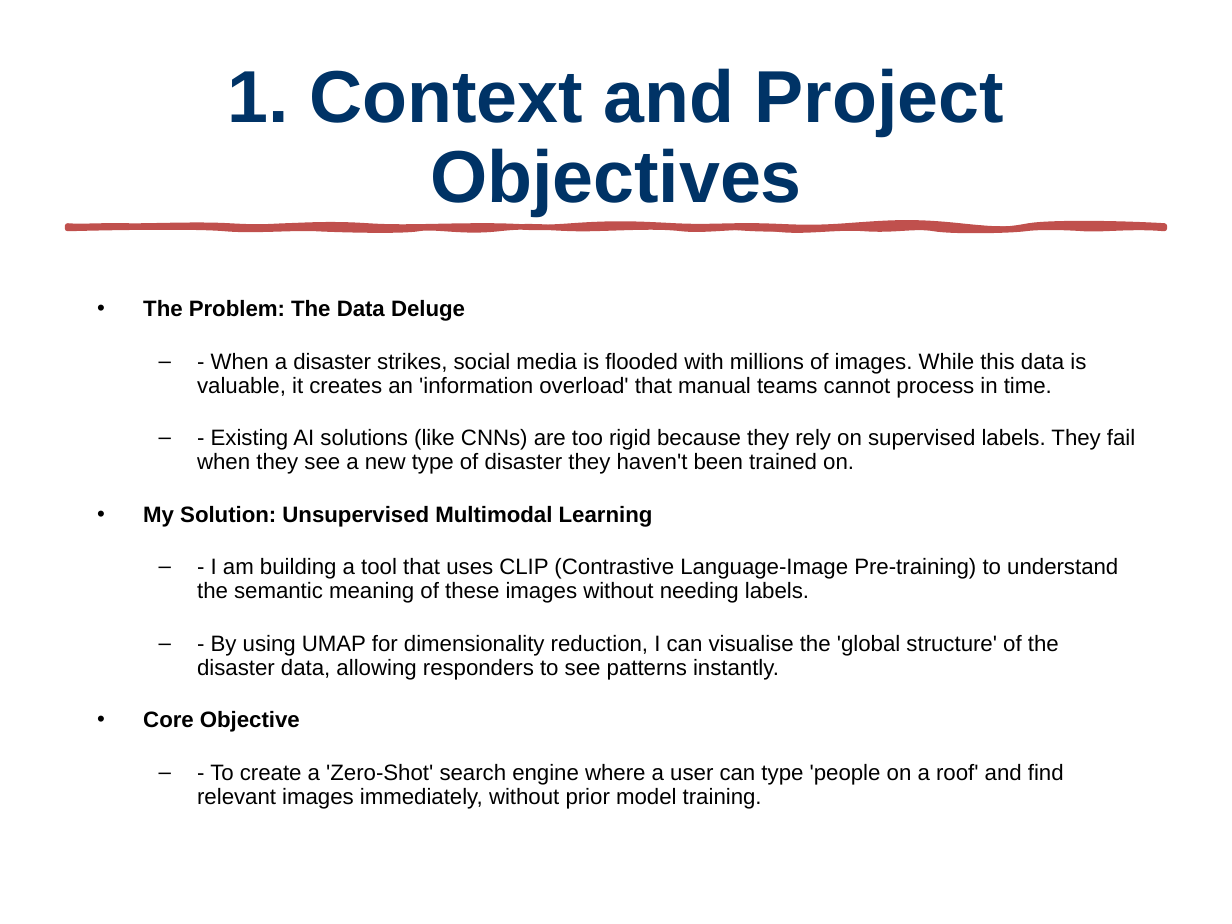
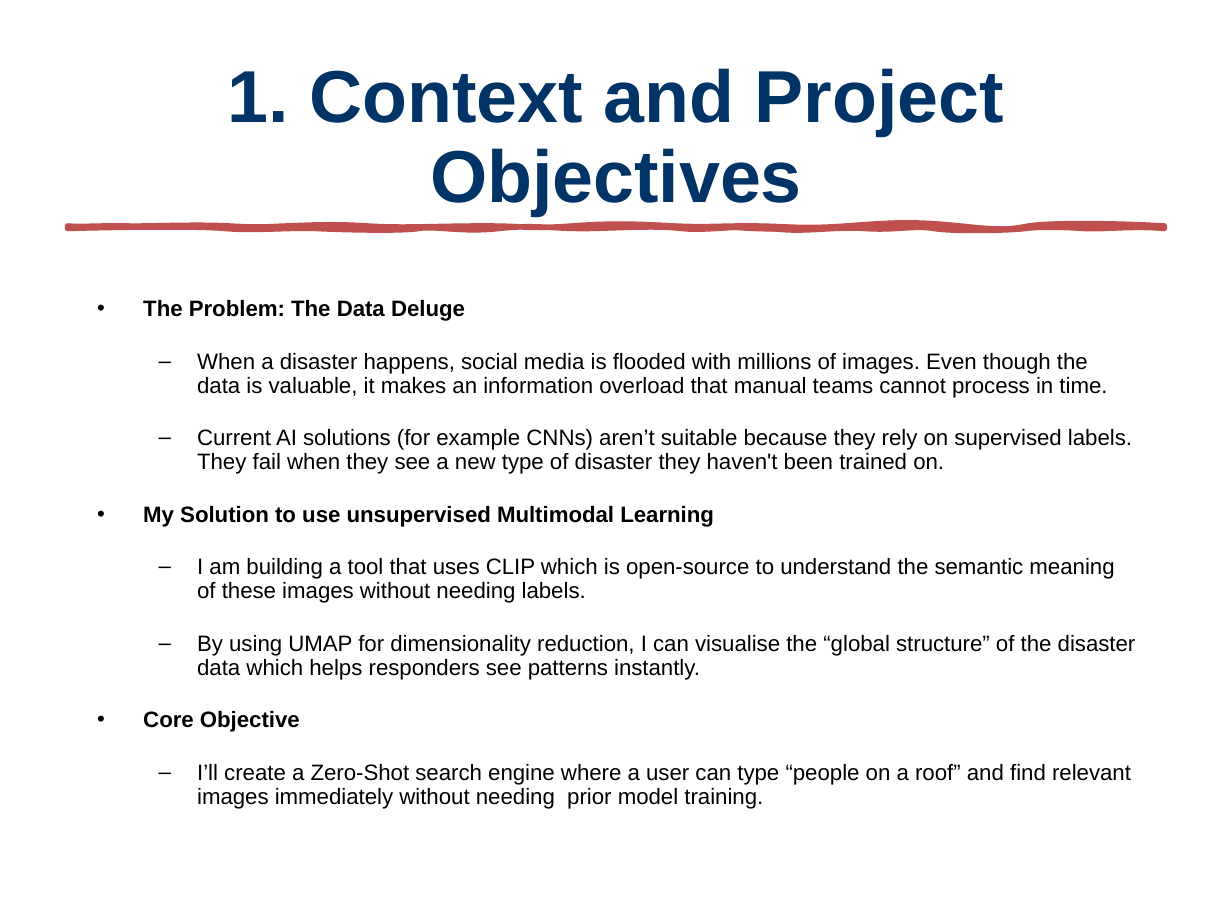
Before and after one commit to 730Rashid/Final_Stage_Project_Rashid_LBS-25-986, a slide deck: slide 2 of Docs/Midway Review/Midway_Review_Rashid.pptx. Drawn at 1232x924 pixels with LibreOffice and Linux fonts; fonts in the diff are those of the drawing. Boxes give left, top, right and bottom in pixels: in the first picture for what was removed or moved away, otherwise in the second. Text is boxed around its words. In the diff, an @@ line names an element or a change of style, - is before the commit and + after.

```diff
--- a/Docs/Midway Review/Midway_Review_Rashid.pptx
+++ b/Docs/Midway Review/Midway_Review_Rashid.pptx
@@ text at <box>143,353,1136,680</box>: text changed @@
-  – - When a disaster strikes, social media is flooded with millions of images. While this data is valuable, it creates an 'information overload' that manual teams cannot process in time.
-  – - Existing AI solutions (like CNNs) are too rigid because they rely on supervised labels. They fail when they see a new type of disaster they haven't been trained on.
-• My Solution: Unsupervised Multimodal Learning
-  – - I am building a tool that uses CLIP (Contrastive Language-Image Pre-training) to understand the semantic meaning of these images without needing labels.
-  – - By using UMAP for dimensionality reduction, I can visualise the 'global structure' of the disaster data, allowing responders to see patterns instantly.
+  – When a disaster happens, social media is flooded with millions of images. Even though the data is valuable, it makes an information overload that manual teams cannot process in time.
+  – Current AI solutions (for example CNNs) aren’t suitable because they rely on supervised labels. They fail when they see a new type of disaster they haven't been trained on.
+• My Solution to use unsupervised Multimodal Learning
+  – I am building a tool that uses CLIP which is open-source to understand the semantic meaning of these images without needing labels.
+  – By using UMAP for dimensionality reduction, I can visualise the “global structure” of the disaster data which helps responders see patterns instantly.
@@ text at <box>197,764,1131,809</box>: text changed @@
-  – - To create a 'Zero-Shot' search engine where a user can type 'people on a roof' and find relevant images immediately, without prior model training.
+  – I’ll create a Zero-Shot search engine where a user can type “people on a roof” and find relevant images immediately without needing prior model training.
```
Also in this commit, not shown: 5 other slides changed, 5 other files.
